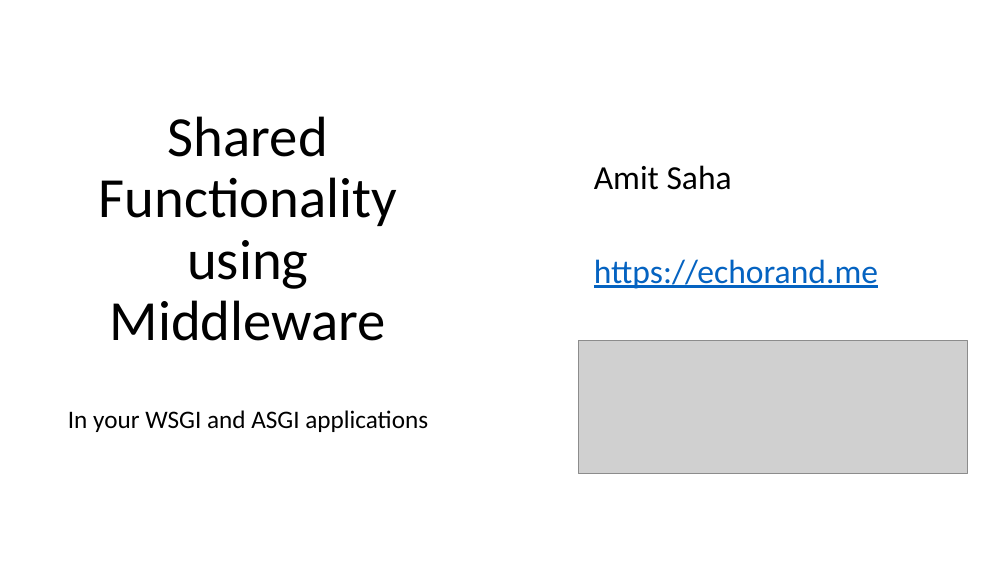
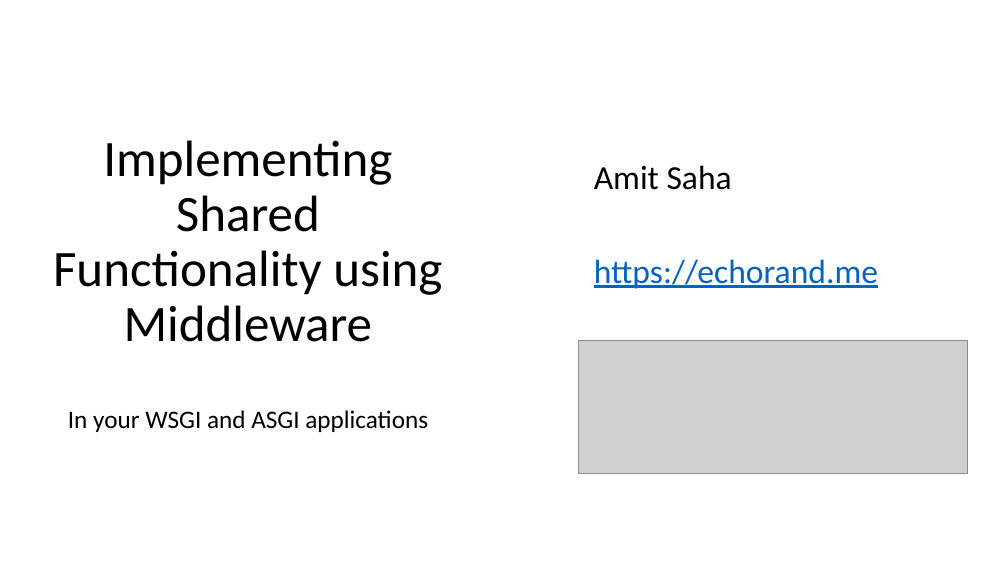
Before and after one commit to prod-python/pycon-us-2022, a slide deck: slide 1 of slides.pptx. Drawn at 1008x567 pixels with LibreOffice and Linux fonts; fonts in the diff are those of the drawing; grey boxes stand for pictures. Boxes give left, top, right and bottom in pixels: in the first picture for what was removed or moved away, otherwise in the second. Text is boxed around its words. In the diff, an @@ line names an element or a change of style, - is before the commit and + after.

Commit message:
update

```diff
--- a/slides.pptx
+++ b/slides.pptx
@@ title at <box>53,140,442,342</box>: text changed; size 54 to 48.6 pt @@
-Shared Functionality using Middleware
+Implementing Shared Functionality using Middleware
```
